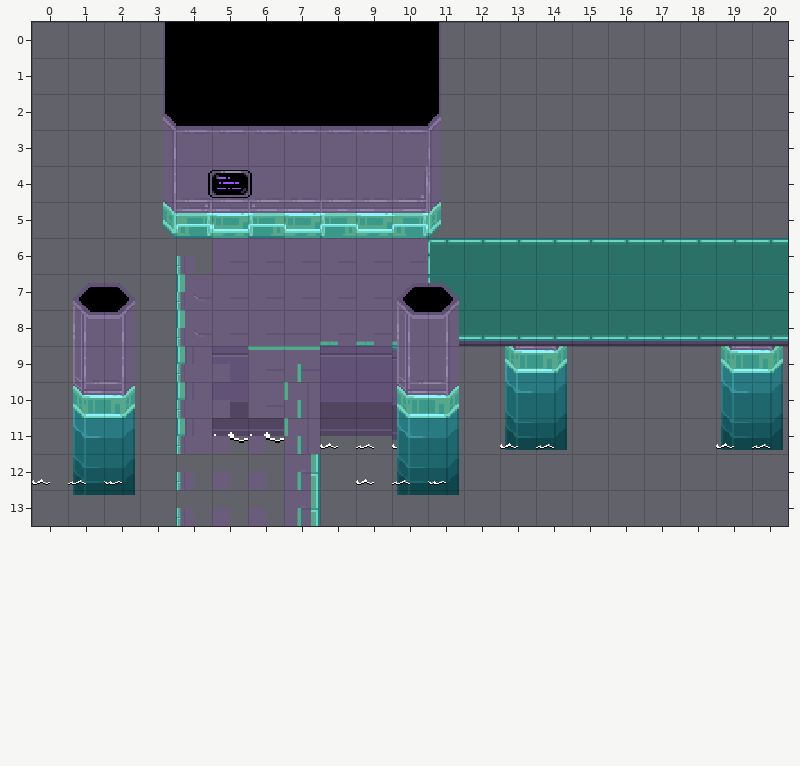
One commit to this Tiled map: scripts/world/maps/gateway/core/core.tmx. This is how it looked before the edit.
Cells are 40x40 px. Shown: x 0..20, y 0..13. Layer "wateroffset" is drawn 0,20 px off the grid.
Now the later version:
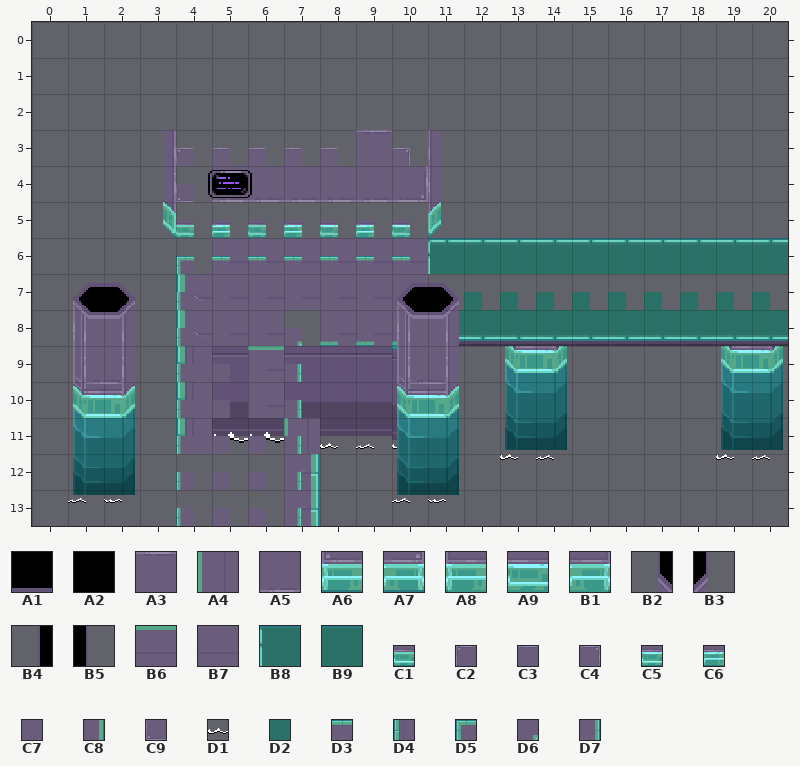
Key: from "Core Tiles": A1 3, A2 6, A3 38, A4 77, A5 105, A6 128, A7 129, A8 130, A9 131, B1 132, B2 137, B3 138, B4 139, B5 140, B6 142, B7 174, B8 310, B9 311; from "gateway": C1 32, C2 40, C3 41, C4 42, C5 64, C6 65, C7 85, C8 87, C9 104, D1 288, D2 311, D3 359, D4 480, D5 757, D6 760, D7 790.
__ is an empty cell, ## one hidden under a higher layer.
Change:
layer "wateroffset" offset 0,0 -> 0,20 px
layer "wateroffset2" offset 0,0 -> 0,12 px
Layer "Tile Layer 1":
y 0..1: x 4..10 A2 A2 A2 A2 A2 A2 ## -> __ __ __ __ __ __ __
y 2: x 4..10 ## ## ## ## ## ## ## -> __ __ __ __ __ __ __
y 3: x 4..8 A3 A3 A3 A3 A3 -> C2 C3 C3 C3 C3; x 10 A3 -> C4
y 4: x 4 A5 -> C9
y 5: x 4..10 A7 A9 A6 A9 A8 A9 B1 -> C1 C6 C1 C6 C5 C6 C5
y 8: x 7 ## -> D6
Layer "water":
y 0..1: x 10 A2 -> __
y 2: x 3..11 B2 A1 A1 A1 A1 A1 A1 ## B3 -> __ __ __ __ __ __ __ __ __
y 8: x 7 B7 -> D6
y 9: x 7 B6 -> D7
y 10: x 7 A4 -> D7
Layer "wall objects":
y 9..12: x 7 __ -> D7
Layer "lamp bases":
y 0..1: x 3 B4 -> __; x 11 B5 -> __
y 2: x 10..11 A1 B3 -> __ __
y 6: x 4..10 D4 C7 C7 C7 C7 C7 C7 -> D5 D3 D3 D3 D3 D3 D3
y 7: x 11..20 B8 B9 B9 B9 B9 B9 B9 B9 B9 B9 -> D2 D2 D2 D2 D2 D2 D2 D2 D2 D2
y 9..13: x 7 C8 -> D7
Layer "wateroffset":
y 12: x 0 D1 -> __; x 9 D1 -> __
